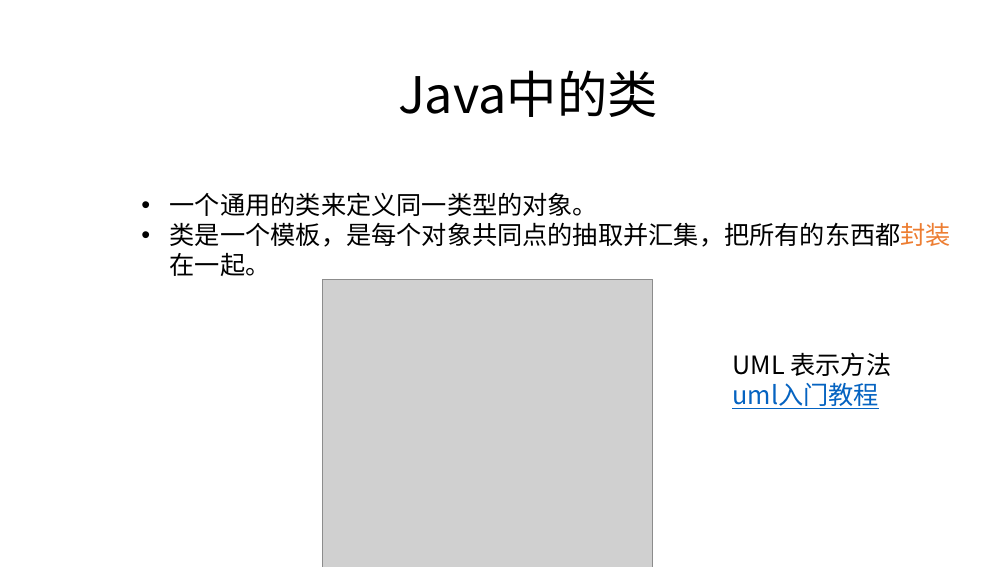
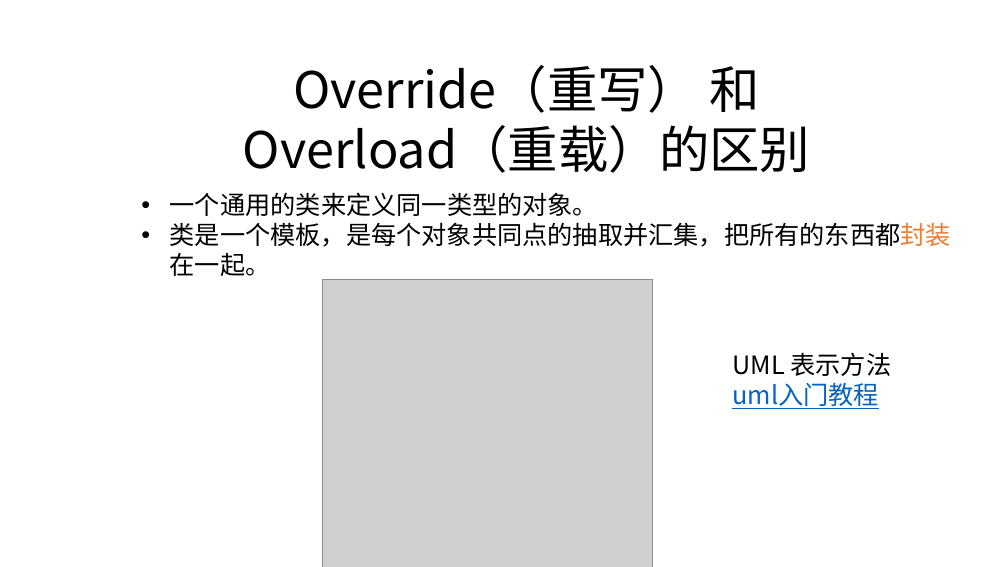
Before and after one commit to zjyesir/hmc_java_1, a slide deck: slide 11 of ppt/11.继承.pptx (slide 8 before the commit). Drawn at 1008x567 pixels with LibreOffice and Linux fonts; fonts in the diff are those of the drawing; grey boxes stand for pictures; background and template pictures are left out. Boxes give left, top, right and bottom in pixels: in the first picture for what was removed or moved away, otherwise in the second. Text is boxed around its words. In the diff, an @@ line names an element or a change of style, - is before the commit and + after.

```diff
--- a/ppt/11.继承.pptx
+++ b/ppt/11.继承.pptx
@@ text at [243,65,810,173]: text changed @@
-Java中的类
+Override（重写） 和Overload（重载）的区别
```
Also in this commit, not shown: 1 other slide changed, 8 slides added, 3 slides removed, 2 other files.
